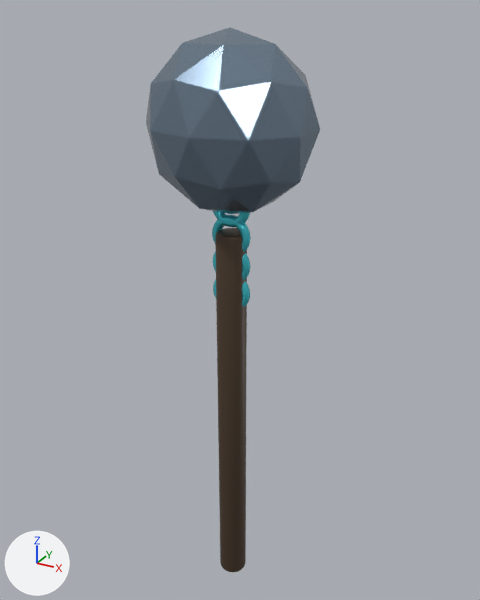
The glTF model public/models/gear/hammer_v8.glb: old version first, new version second.
Before and after are seen from a 50 mm camera at (2.28, -4.02, 2.85) aimed at (-0.01, 0.15, 0.77). Lighting does not change. The marker at lower left points along +X, +Y and +Z. The first picture is the older version. Where no turn or scale is listed for an object, it has been applied to the vertices. Vertices at exactly the same position are counted once.

Objects in the first picture: 'CHAIN_LINK_ACCENT', 'CHAIN_LINK_ACCENT.001', 'CHAIN_LINK_ACCENT.002', 'CHAIN_LINK_ACCENT.003', 'HAMMER_HANDLE_SECONDARY', 'METEOR_HEAD_PRIMARY'.
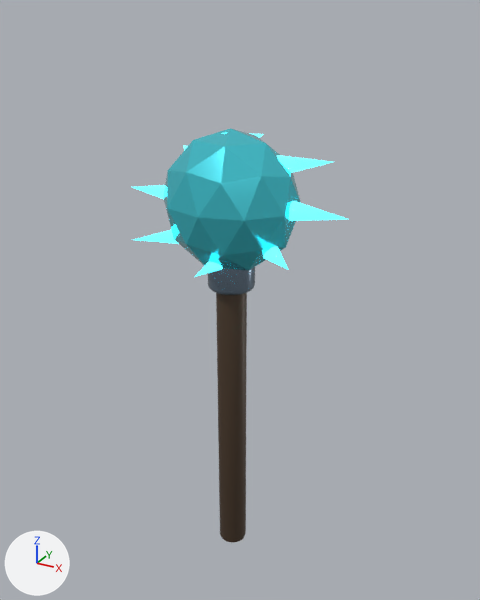
The newer file is also rescaled (x1.13), turned or shifted as a whole; pictures and numbers use the older file's frame.

Changed parts and their boxes [x1, y1, x2, y2] in the pictures (480 x 600 px; the box of a moved part takes in the faces that stretch with it):
'METEOR_HEAD_PRIMARY', deleted
    before: [146, 27, 320, 214]
'MACE_CORE_ACCENT', added (cyan)
    after: [163, 128, 301, 271]
'HAMMER_HANDLE_SECONDARY', moved, rescaled
    before: [215, 228, 247, 572]
    after: [216, 293, 247, 542]
'MACE_NECK_PRIMARY', added
    after: [208, 267, 255, 295]
'MACE_SPIKE_EMISSIVE', added (cyan)
    after: [289, 201, 347, 221]
'MACE_SPIKE_EMISSIVE.001', added (cyan)
    after: [277, 155, 333, 173]
'CHAIN_LINK_ACCENT.002', deleted (cyan)
    before: [212, 215, 251, 252]
'MACE_SPIKE_EMISSIVE.005', added
    after: [134, 230, 179, 244]
'MACE_SPIKE_EMISSIVE.007', added
    after: [263, 246, 288, 270]
'CHAIN_LINK_ACCENT.003', deleted
    before: [213, 211, 250, 227]
'MACE_SPIKE_EMISSIVE.004', added (mostly hidden)
    after: [132, 185, 165, 199]
'CHAIN_LINK_ACCENT.001', deleted (mostly hidden)
    before: [213, 251, 250, 280]
'CHAIN_LINK_ACCENT', deleted (mostly hidden)
    before: [213, 279, 250, 307]
'MACE_SPIKE_EMISSIVE.006', added (mostly hidden)
    after: [195, 261, 223, 277]
part 1 of me_cylinder_042, moved or reshaped
    before: [215, 236, 247, 572]
    after: [216, 293, 247, 542]

The change, as a diff of the scene's bpy script:
```diff
--- a/public/models/gear/hammer_v8.glb.py
+++ b/public/models/gear/hammer_v8.glb.py
@@ me_cylinder_042 @@
-me_cylinder_042.from_pydata(...)  # 240 vertices, 476 faces; spans x -0.11..0.11, y -0.12..0.12, z -1.59..1.59
+me_cylinder_042.from_pydata(...)  # 240 vertices, 476 faces; spans x -0.11..0.11, y -0.11..0.12, z -1.24..1.59
+# me_cylinder_042 part 1: the whole mesh is scaled about its middle by (1.01, 1.01, 0.89), then moved by (0.0, 0.0, 0.17)
 me_cylinder_042.materials.append(mat_deep_secondary)
@@ ob_chain_link_accent @@
-ob_chain_link_accent = bpy.data.objects.new('CHAIN_LINK_ACCENT', me_torus_035)
@@ ob_chain_link_accent_001 @@
-ob_chain_link_accent_001 = bpy.data.objects.new('CHAIN_LINK_ACCENT.001', me_torus_036)
@@ ob_chain_link_accent_002 @@
-ob_chain_link_accent_002 = bpy.data.objects.new('CHAIN_LINK_ACCENT.002', me_torus_037)
@@ ob_chain_link_accent_003 @@
-ob_chain_link_accent_003 = bpy.data.objects.new('CHAIN_LINK_ACCENT.003', me_torus_038)
@@ ob_meteor_head_primary @@
-ob_meteor_head_primary = bpy.data.objects.new('METEOR_HEAD_PRIMARY', me_icosphere_007)
@@ ob_mace_spike_emissive_007 @@
+ob_mace_spike_emissive_007 = bpy.data.objects.new('MACE_SPIKE_EMISSIVE.007', me_cone_016)  # 65 vertices, 126 faces; spans x -0.268..0.203, y -0.203..0.268, z -0.096..0.096; in mat_deep_emissive (cyan #307c8b, glowing cyan #50edff)
+ob_mace_spike_emissive_007.location = (0.425, -0.156, 1.31)
@@ ob_mace_spike_emissive_006 @@
+ob_mace_spike_emissive_006 = bpy.data.objects.new('MACE_SPIKE_EMISSIVE.006', me_cone_015)  # 65 vertices, 126 faces; spans x -0.096..0.096, y -0.287..0.287, z -0.096..0.096; in mat_deep_emissive (cyan #307c8b, glowing cyan #50edff)
+ob_mace_spike_emissive_006.location = (0.0, -0.221, 1.193)
@@ ob_mace_spike_emissive_005 @@
+ob_mace_spike_emissive_005 = bpy.data.objects.new('MACE_SPIKE_EMISSIVE.005', me_cone_014)  # 65 vertices, 126 faces; spans x -0.203..0.268, y -0.203..0.268, z -0.096..0.096; in mat_deep_emissive (cyan #307c8b, glowing cyan #50edff)
+ob_mace_spike_emissive_005.location = (-0.425, -0.156, 1.31)
@@ ob_mace_spike_emissive_004 @@
+ob_mace_spike_emissive_004 = bpy.data.objects.new('MACE_SPIKE_EMISSIVE.004', me_cone_013)  # 65 vertices, 126 faces; spans x -0.287..0.287, y -0.096..0.096, z -0.096..0.096; in mat_deep_emissive (cyan #307c8b, glowing cyan #50edff)
+ob_mace_spike_emissive_004.location = (-0.602, 0.0, 1.591)
@@ ob_mace_spike_emissive_001 @@
+ob_mace_spike_emissive_001 = bpy.data.objects.new('MACE_SPIKE_EMISSIVE.001', me_cone_010)  # 65 vertices, 126 faces; spans x -0.268..0.203, y -0.268..0.203, z -0.096..0.096; in mat_deep_emissive (cyan #307c8b, glowing cyan #50edff)
+ob_mace_spike_emissive_001.location = (0.425, 0.156, 1.873)
@@ ob_mace_spike_emissive @@
+ob_mace_spike_emissive = bpy.data.objects.new('MACE_SPIKE_EMISSIVE', me_cone_009)  # 65 vertices, 126 faces; spans x -0.287..0.287, y -0.096..0.096, z -0.096..0.096; in mat_deep_emissive (cyan #307c8b, glowing cyan #50edff)
+ob_mace_spike_emissive.location = (0.602, 0.0, 1.591)
@@ ob_mace_core_accent @@
+ob_mace_core_accent = bpy.data.objects.new('MACE_CORE_ACCENT', me_icosphere_009)  # an icosphere of 80 faces spanning x -0.488..0.488, y -0.442..0.442, z -0.513..0.513; in mat_deep_accent (cyan #50ddeb)
+ob_mace_core_accent.location = (0.0, 0.0, 1.591)
@@ ob_mace_neck_primary @@
+ob_mace_neck_primary = bpy.data.objects.new('MACE_NECK_PRIMARY', me_cylinder_046)  # 224 vertices, 444 faces; spans x -0.177..0.177, y -0.177..0.177, z -0.243..0.243; in mat_deep_primary (greyish blue #8497aa)
+ob_mace_neck_primary.location = (0.0, 0.0, 1.175)
```
